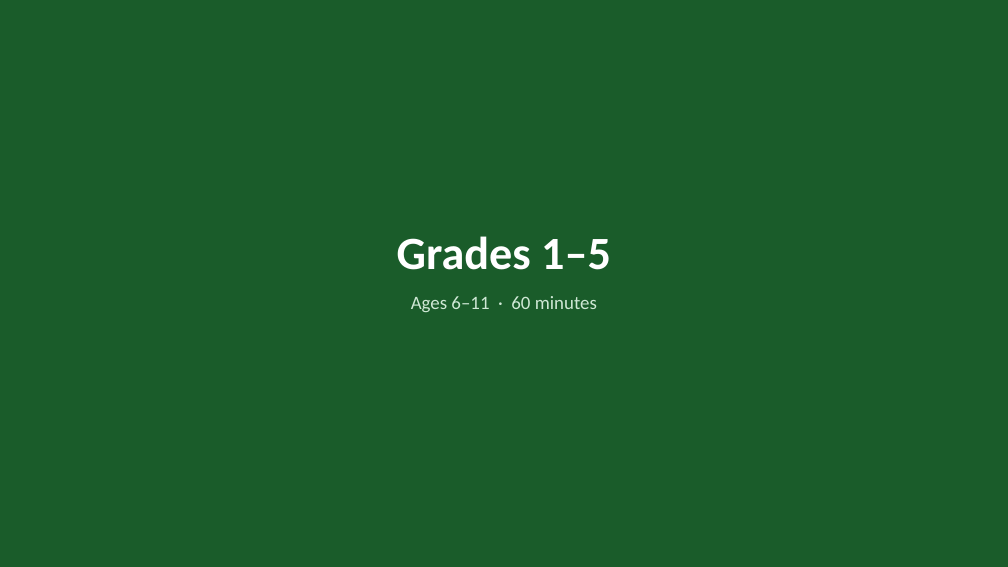
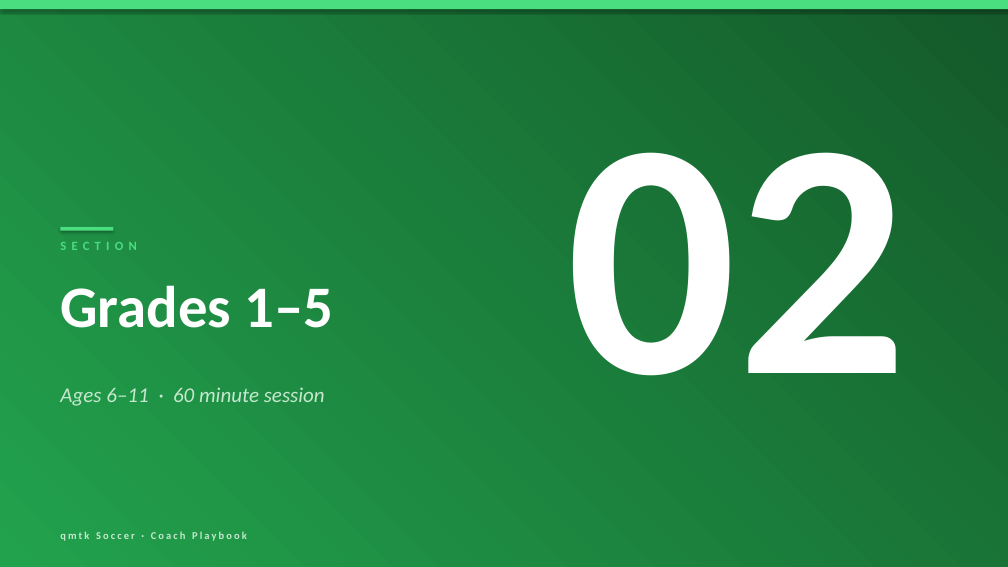
Before and after one commit to noah-qmtk/qumtak-site, a slide deck: slide 7 of public/plans/2026-06-08.pptx. Drawn at 1008x567 pixels with LibreOffice and Linux fonts; fonts in the diff are those of the drawing. Boxes give left, top, right and bottom in pixels: in the first picture for what was removed or moved away, otherwise in the second. Text is boxed around its words. In the diff, an @@ line names an element or a change of style, - is before the commit and + after.

```diff
--- a/public/plans/2026-06-08.pptx
+++ b/public/plans/2026-06-08.pptx
@@ rectangle at (x1=0, y1=0, x2=1008, y2=567): fill #1A5C2A to gradient #145A2A to #22A24D @@
@@ rectangle added at (x1=0, y1=0, x2=1008, y2=9), fill #4ADE80 @@
@@ text added at (x1=567, y1=152, x2=907, y2=376), 320 pt, text #FFFFFF, bold @@
+02
@@ rectangle added at (x1=60, y1=227, x2=113, y2=231), fill #4ADE80 @@
@@ text added at (x1=60, y1=238, x2=817, y2=276), 12 pt, text #4ADE80, bold @@
+SECTION
@@ text "Grades 1–5" moved from (x1=397, y1=236, x2=611, y2=270) to (x1=60, y1=285, x2=333, y2=328) @@
@@ text "Grades 1–5" at (x1=60, y1=285, x2=333, y2=328): size 44 to 56 pt; alignment centre to left @@
@@ text at (x1=60, y1=387, x2=325, y2=406): text changed; size 18 to 20 pt; text colour #CFE8D5 to #C5E8CE; italic on @@
-Ages 6–11 · 60 minutes
+Ages 6–11 · 60 minute session
@@ text added at (x1=60, y1=531, x2=247, y2=541), 10 pt, text #C5E8CE, bold @@
+qmtk Soccer · Coach Playbook
```
Also in this commit, not shown: 10 other slides changed, 7 other files.
